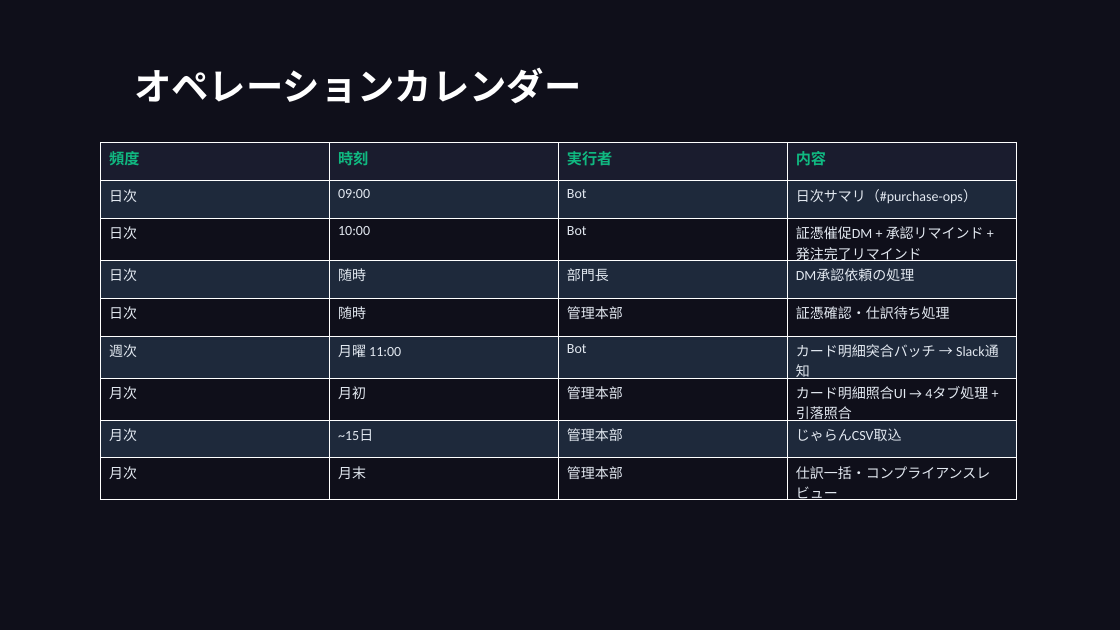
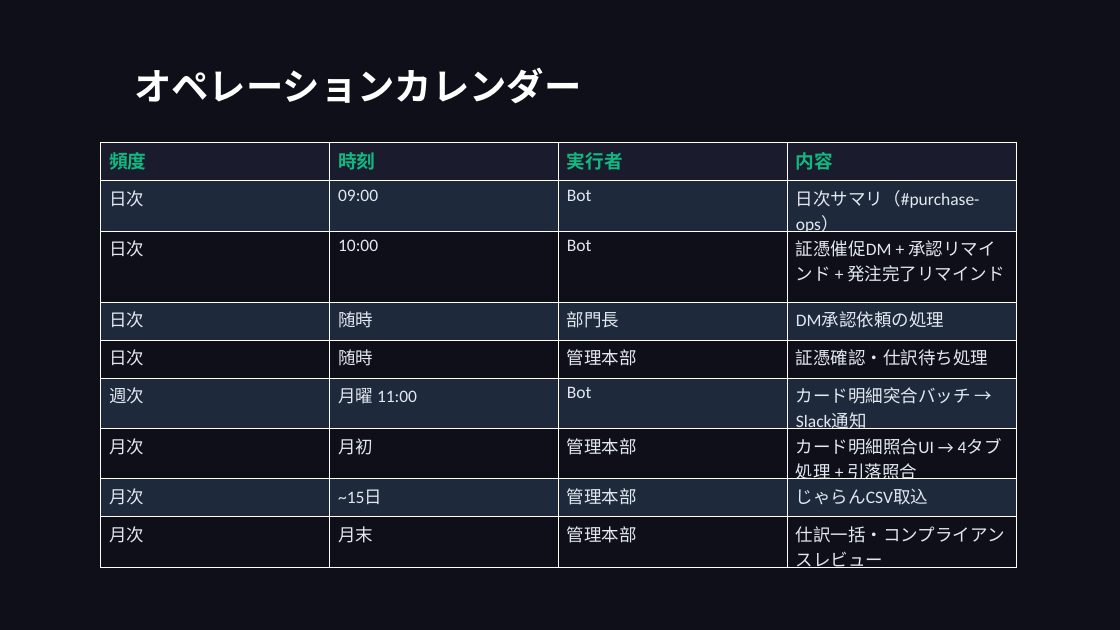
Before and after one commit to takeshiizawa123/next-procurement-poc, a slide deck: slide 29 of docs/operational-guide.pptx. Drawn at 1120x630 pixels with LibreOffice and Linux fonts; fonts in the diff are those of the drawing. Boxes give left, top, right and bottom in pixels: in the first picture for what was removed or moved away, otherwise in the second. Text is boxed around its words. In the diff, an @@ line names an element or a change of style, - is before the commit and + after.

```diff
--- a/docs/operational-guide.pptx
+++ b/docs/operational-guide.pptx
@@ table at [101,143,1018,572] @@
@@ size 13 to 16 pt in "頻度", "時刻", "実行者", "内容" @@
@@ size 12 to 15 pt @@
```
Also in this commit, not shown: 13 other slides changed, 5 other files.
